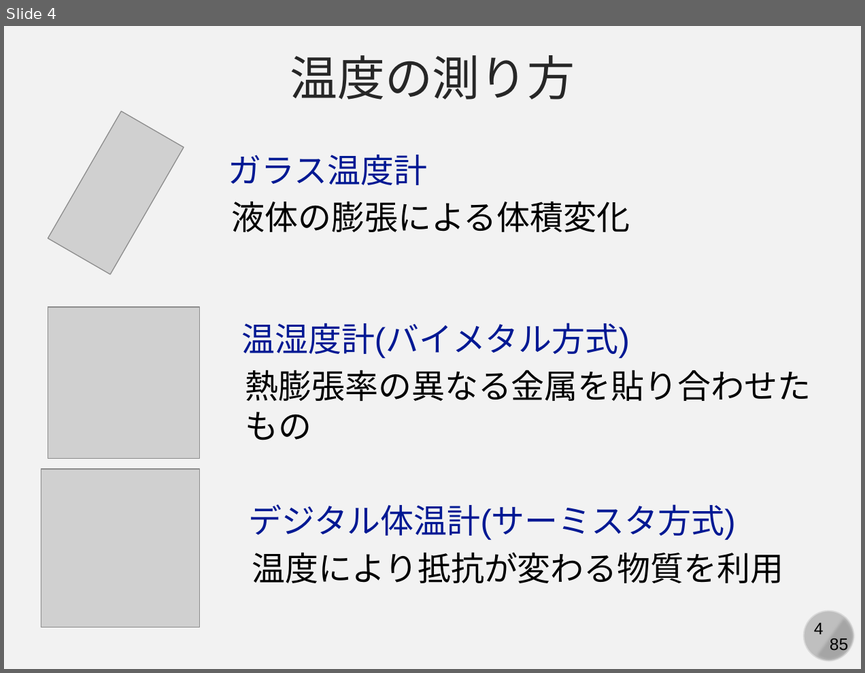
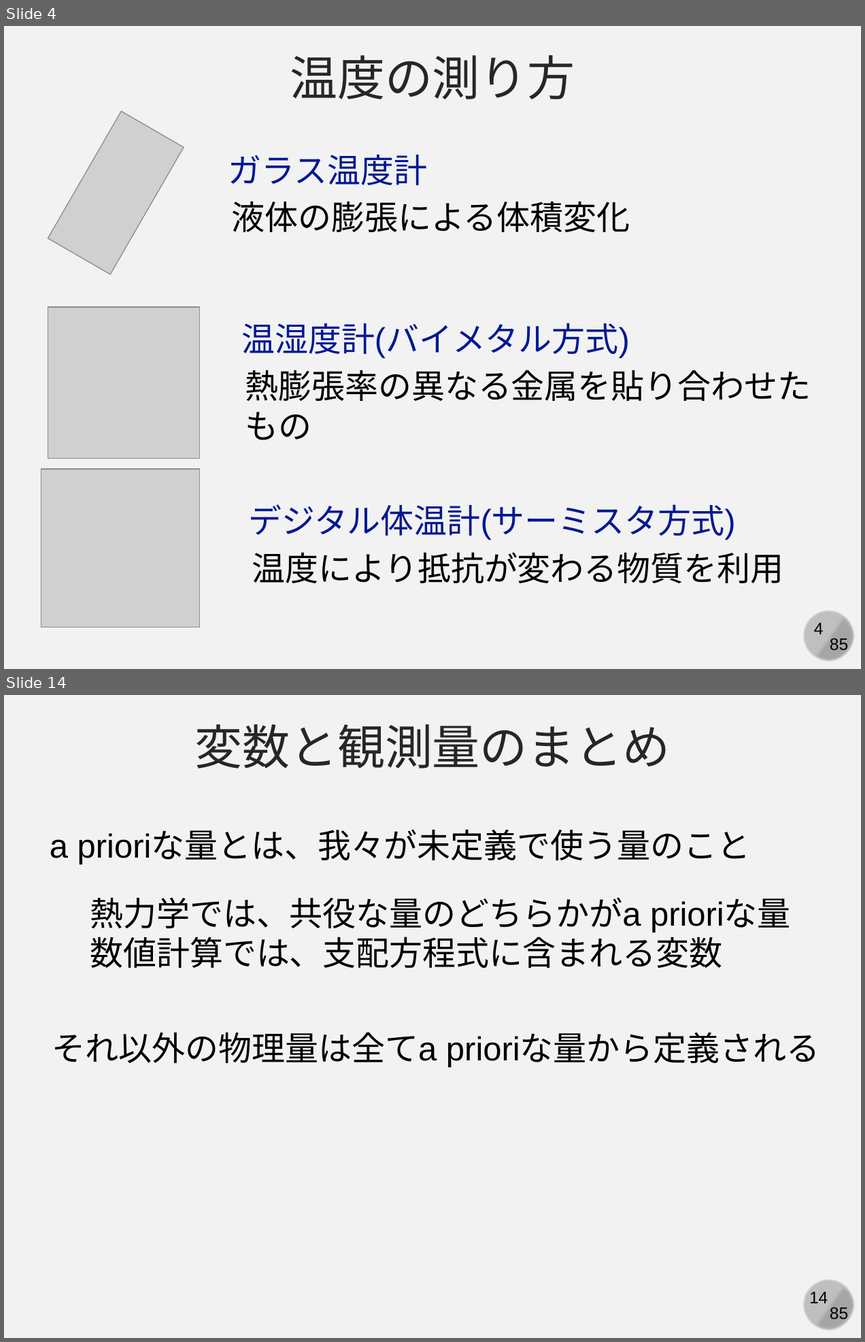
Before and after one commit to kaityo256/simulation_engineering, a slide deck: 06_md_observable/simulation06.pptx. Shown one above the other, each under a label of ours: slide 4 before the commit, slides 4 and 14 after it; the slides between them are not shown. The pictures are 865x673 and 865x1342 pixels, drawn with LibreOffice and Linux fonts; fonts in the diff are those of the drawing; grey boxes stand for pictures. Boxes give left, top, right and bottom in pixels: in the first picture for what was removed or moved away, otherwise in the second. Text is boxed around its words. In the diff, an @@ line names an element or a change of style, - is before the commit and + after.

```diff
--- a/06_md_observable/simulation06.pptx
+++ b/06_md_observable/simulation06.pptx
@@ slide 14 added at (4, 695, 861, 1338), background #F2F2F2; not listed: 4 template elements that a slide beside it also shows @@
@@ text added at (194, 724, 670, 768), 40 pt, text #262626 @@
+変数と観測量のまとめ
@@ text added at (50, 832, 751, 865), 28 pt, text #000000 @@
+a prioriな量とは、我々が未定義で使う量のこと
@@ text added at (90, 897, 791, 968), 28 pt, text #000000 @@
+熱力学では、共役な量のどちらかがa prioriな量
+数値計算では、支配方程式に含まれる変数
@@ text added at (52, 1032, 819, 1067), 28 pt, text #000000 @@
+それ以外の物理量は全てa prioriな量から定義される
```
Also in this commit, not shown: 2 slides changed, 8 other slides added.
